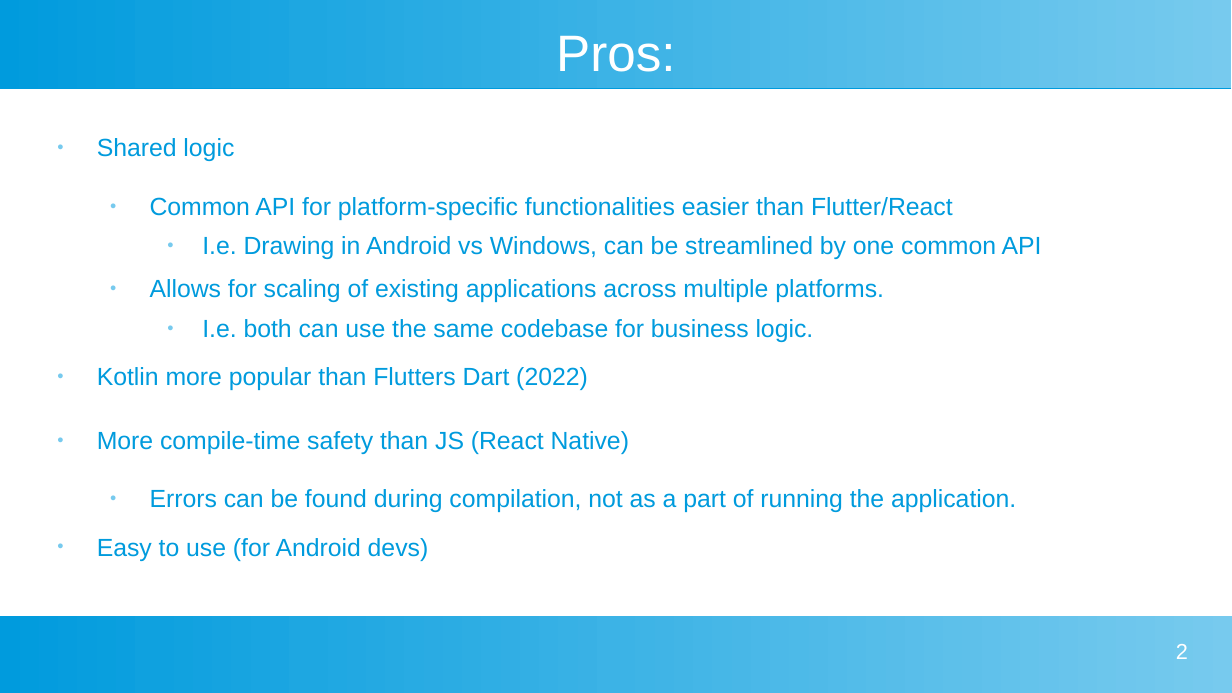
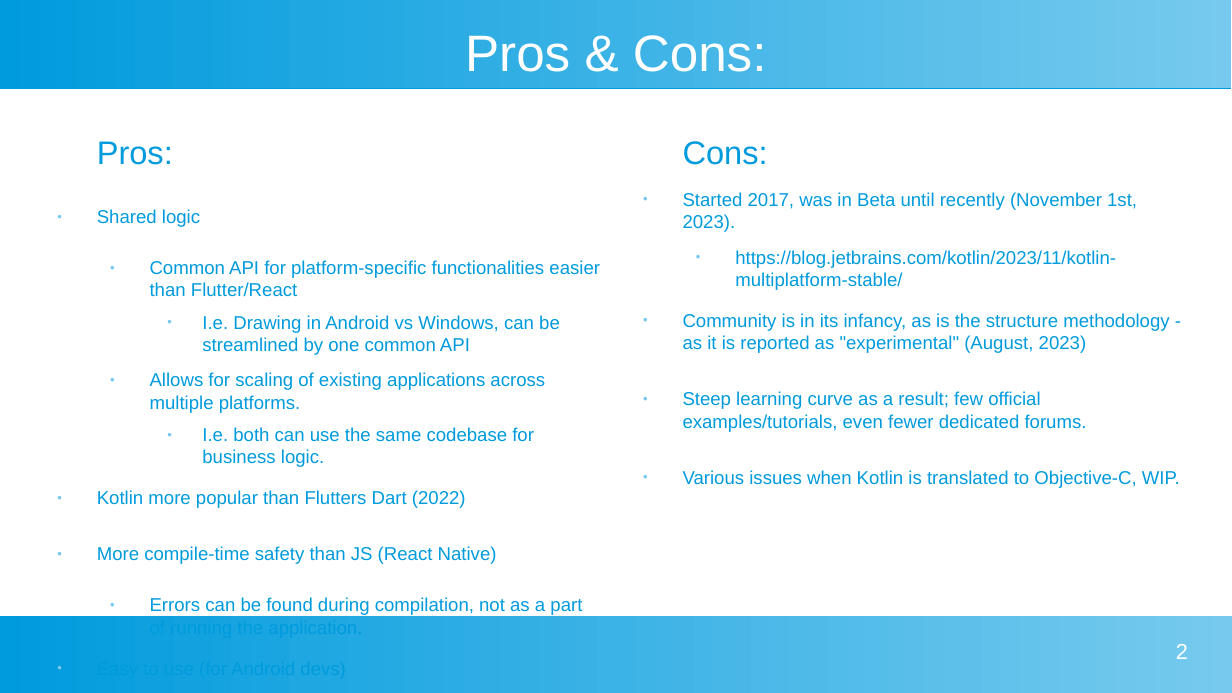
Before and after one commit to MadSantiak/H5, a slide deck: slide 2 of xplatform_kmp_bjarke_mads.odp. Drawn at 1232x693 pixels with LibreOffice and Linux fonts; fonts in the diff are those of the drawing. Boxes give left, top, right and bottom in pixels: in the first picture for what was removed or moved away, otherwise in the second. Text is boxed around its words. In the diff, an @@ line names an element or a change of style, - is before the commit and + after.

Commit message:
[FIX] Rewrote part of presentation

```diff
--- a/xplatform_kmp_bjarke_mads.odp
+++ b/xplatform_kmp_bjarke_mads.odp
@@ title at (465,35,767,72): text changed @@
-Pros:
+Pros & Cons:
@@ text at (97,141,173,165): paragraph added @@
+Pros:
@@ text added at (683,141,1180,488), 12 pt, text #009BDD @@
+Cons:
+● Started 2017, was in Beta until recently (November 1st, 2023).
+  ● https://blog.jetbrains.com/kotlin/2023/11/kotlin-multiplatform-stable/
+● Community is in its infancy, as is the structure methodology - as it is reported as "experimental" (August, 2023)
+● Steep learning curve as a result; few official examples/tutorials, even fewer dedicated forums.
+● Various issues when Kotlin is translated to Objective-C, WIP.
@@ text at (97,209,600,615): size 16 to 12 pt @@
```
Also in this commit, not shown: 1 slide removed, 2 other files.
